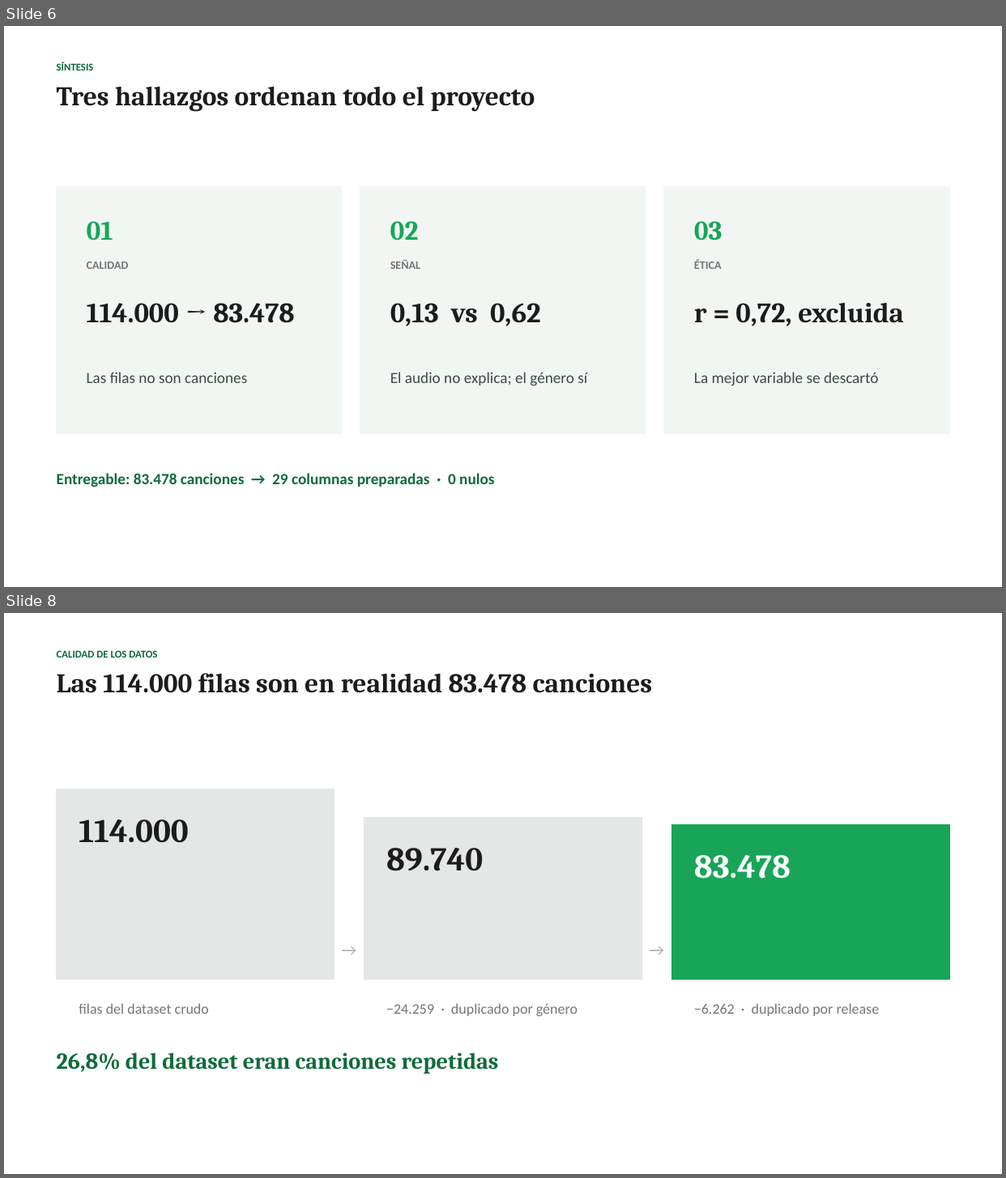
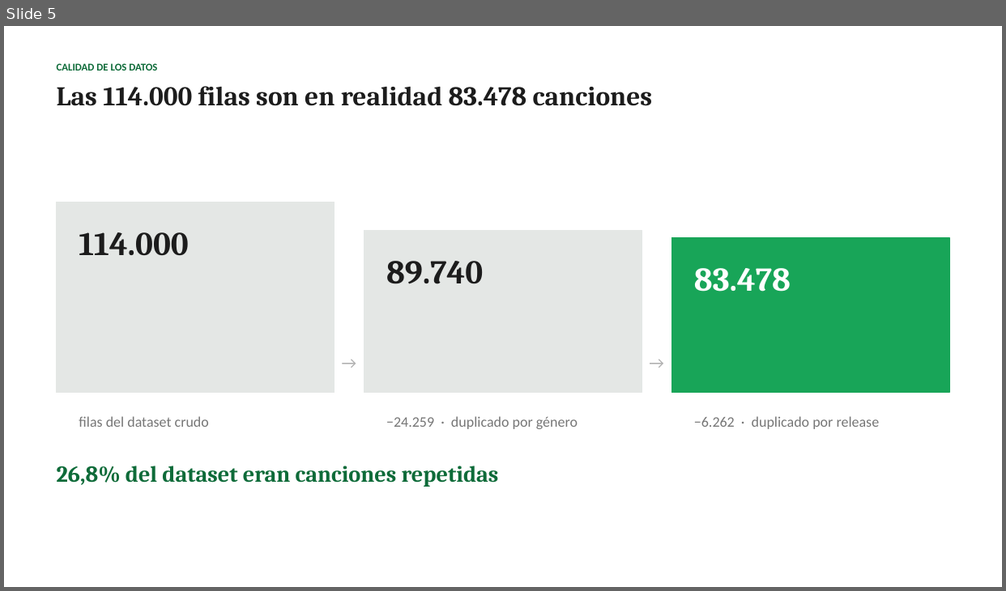
Before and after one commit to Felipe-Ahumada/Spotify-Tracks-Dataset, a slide deck: docs/EP1_Spotify_Presentacion_1.pptx. Shown one above the other, each under a label of ours: slides 6 and 8 before the commit, slide 5 after it; the slides between them are not shown. The pictures are 1006x1178 and 1006x591 pixels, drawn with LibreOffice and Linux fonts; fonts in the diff are those of the drawing. Boxes give left, top, right and bottom in pixels: in the first picture for what was removed or moved away, otherwise in the second. Text is boxed around its words. In the diff, an @@ line names an element or a change of style, - is before the commit and + after.

```diff
--- a/docs/EP1_Spotify_Presentacion_1.pptx
+++ b/docs/EP1_Spotify_Presentacion_1.pptx
@@ slide 6 removed at [4,26,1002,587], background #FFFFFF @@
@@ text removed at [57,62,94,71] @@
-SÍNTESIS
@@ text removed at [57,87,535,111] @@
-Tres hallazgos ordenan todo el proyecto
@@ rectangle removed at [57,187,342,434] @@
@@ rectangle removed at [360,187,646,434] @@
@@ rectangle removed at [664,187,949,434] @@
@@ text removed at [87,221,113,241] @@
-01
@@ text removed at [390,221,419,241] @@
-02
@@ text removed at [694,221,722,241] @@
-03
@@ text removed at [87,262,129,269] @@
-CALIDAD
@@ text removed at [390,259,420,269] @@
-SEÑAL
@@ text removed at [694,259,722,269] @@
-ÉTICA
@@ text removed at [87,303,294,323] @@
-114.000 → 83.478
@@ text removed at [390,303,541,327] @@
-0,13 vs 0,62
@@ text removed at [694,303,903,327] @@
-r = 0,72, excluida
@@ text removed at [87,372,247,383] @@
-Las filas no son canciones
@@ text removed at [390,372,587,386] @@
-El audio no explica; el género sí
@@ text removed at [694,372,878,386] @@
-La mejor variable se descartó
@@ text removed at [57,473,494,488] @@
-Entregable: 83.478 canciones → 29 columnas preparadas · 0 nulos
@@ what was slide 8 is now slide 5 @@
```
Also in this commit, not shown: 5 slides changed, 5 slides added, 10 other slides removed, 7 other files.
